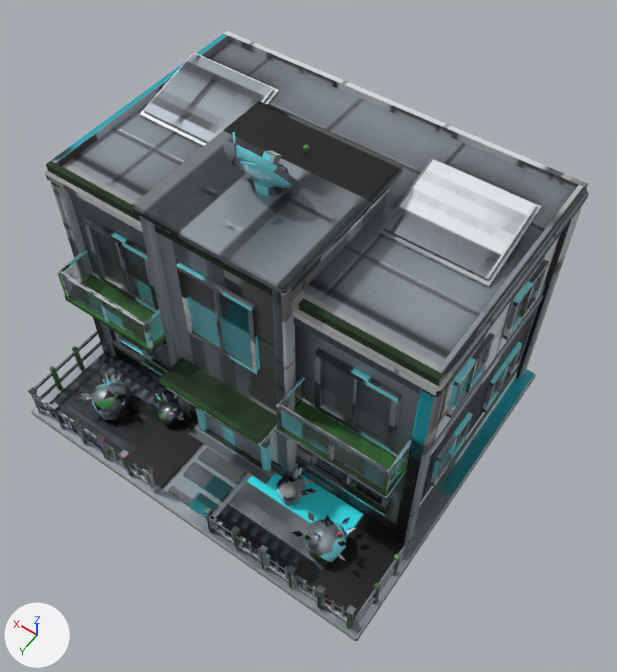
The FBX model modelos/planeta_humano/casa_grande/casa_grande.fbx as it was, and as the next commit left it.
Camera for both pictures: a 50 mm camera at (-10.8, 13.9, 26.1) aimed at (-1.4, 0.6, 5.3). Arrows for +X, +Y and +Z are at lower left; the lights stay in place. The picture after the commit comes second. Vertices at exactly the same position are counted once.

Script lines for the objects in view, before the commit:
```python
me_casa_grande = bpy.data.meshes.new('casa_grande')
me_casa_grande.from_pydata(...)  # 2872 vertices, 2878 faces; spans x -7.0..7.0, y -6.0..6.0, z 0.0..12.62
me_casa_grande.materials.append(mat_casa_grande_mat)
me_casa_grande_cristal = bpy.data.meshes.new('casa_grande_cristal')
me_casa_grande_cristal.from_pydata(...)  # 232 vertices, 174 faces; spans x -6.48..6.48, y -5.68..3.63, z 1.7..8.75
me_casa_grande_cristal.materials.append(mat_casa_grande_mat_cristal)
me_casa_grande_neon = bpy.data.meshes.new('casa_grande_neon')
me_casa_grande_neon.from_pydata(...)  # a box spanning x 1.19..1.31, y 5.74..5.86, z 1.66..1.78; a box spanning x -1.31..-1.19, y 5.74..5.86, z 1.66..1.78; a box spanning x -1.7..1.7, y 3.95..4.01, z 3.78..3.86; a box spanning x 2.6..6.0, y 3.63..3.69, z 4.77..4.84; a box spanning x -6.0..-2.6, y 3.63..3.69, z 4.77..4.84
me_casa_grande_neon.materials.append(mat_casa_grande_mat_neon)
ob_casa_grande = bpy.data.objects.new('casa_grande', me_casa_grande)
ob_casa_grande.location = (0.0, 0.0, 0.0)
ob_casa_grande_cristal = bpy.data.objects.new('casa_grande_cristal', me_casa_grande_cristal)
ob_casa_grande_cristal.location = (0.0, 0.0, 0.0)
ob_casa_grande_neon = bpy.data.objects.new('casa_grande_neon', me_casa_grande_neon)
ob_casa_grande_neon.location = (0.0, 0.0, 0.0)
```
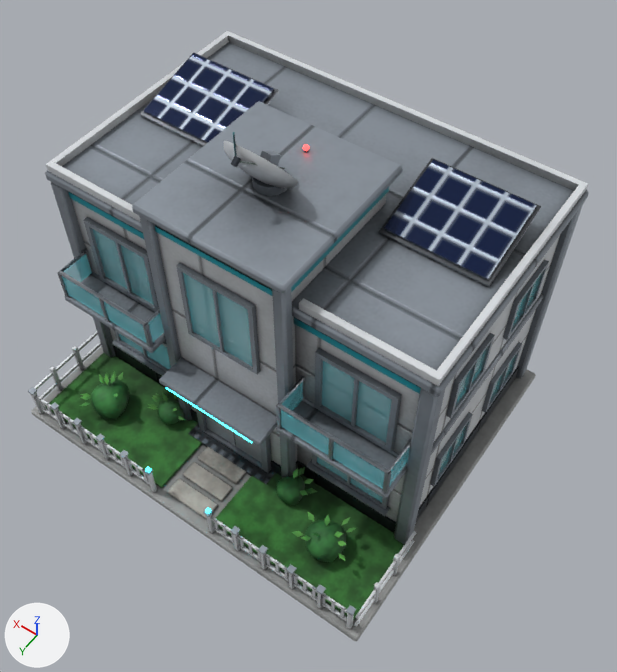
What differs and where, as boxes (x1, y1, x2, y2) in the pictures (617 x 672 px):
part 1 of me_casa_grande_cristal, surface changed: (62, 229, 541, 502) in both
part 2 of me_casa_grande_neon, surface changed: (145, 387, 252, 514) in both
part 3 of me_casa_grande, added: after (85, 225, 472, 484)
part 4 of me_casa_grande, added: after (51, 33, 228, 163)
part 5 of me_casa_grande, added: after (437, 185, 585, 379)
part 6 of me_casa_grande, surface changed: (28, 31, 589, 641) in both

The edits, one by one:
me_casa_grande_cristal has 232 vertices, 174 faces and spans x -6.48..6.48, y -5.68..3.63, z 1.7..8.75.
me_casa_grande_cristal is used by ob_casa_grande_cristal; location (0.0, 0.0, 0.0).
me_casa_grande_cristal part 1: texture (UV) coordinates of 174 of 174 faces, centred in x -6.48..6.48, y -5.68..3.63, z 1.7..8.75, changed; they spanned u 0.07..0.99, v 0.0..0.98 and now span u 0.08..0.98, v 0.04..0.98.
me_casa_grande is used by ob_casa_grande; location (0.0, 0.0, 0.0).
me_casa_grande had 2872 vertices, 2878 faces and spanned x -7.0..7.0, y -6.0..6.0, z 0.0..12.62.
me_casa_grande now has 2902 vertices, 2878 faces and spans x -7.0..7.0, y -6.0..6.0, z 0.0..12.62.
me_casa_grande part 3: 26 vertices added at x -6.54..6.55, y -5.75..3.66, z 0.54..7.62.
me_casa_grande part 4: 2 vertices added at x 6.6, y -5.6, z 9.25..9.5.
me_casa_grande part 5: 2 vertices added at x -6.6, y -5.6, z 9.25..9.5.
me_casa_grande part 6: 2682 kept faces spanning x -7.0..7.0, y -6.0..6.0, z 0.0..12.62 get new texture (UV) coordinates.
me_casa_grande_neon has 40 vertices, 30 faces and spans x -6.0..6.0, y 3.63..5.86, z 1.66..4.84.
me_casa_grande_neon is used by ob_casa_grande_neon; location (0.0, 0.0, 0.0).
me_casa_grande_neon part 2: texture (UV) coordinates of 30 of 30 faces, centred in x -6.0..6.0, y 3.63..5.86, z 1.66..4.84, changed; they spanned u 0.72..0.99, v 0.0..0.99 and now span u 0.36..0.99, v 0.16..0.99.
